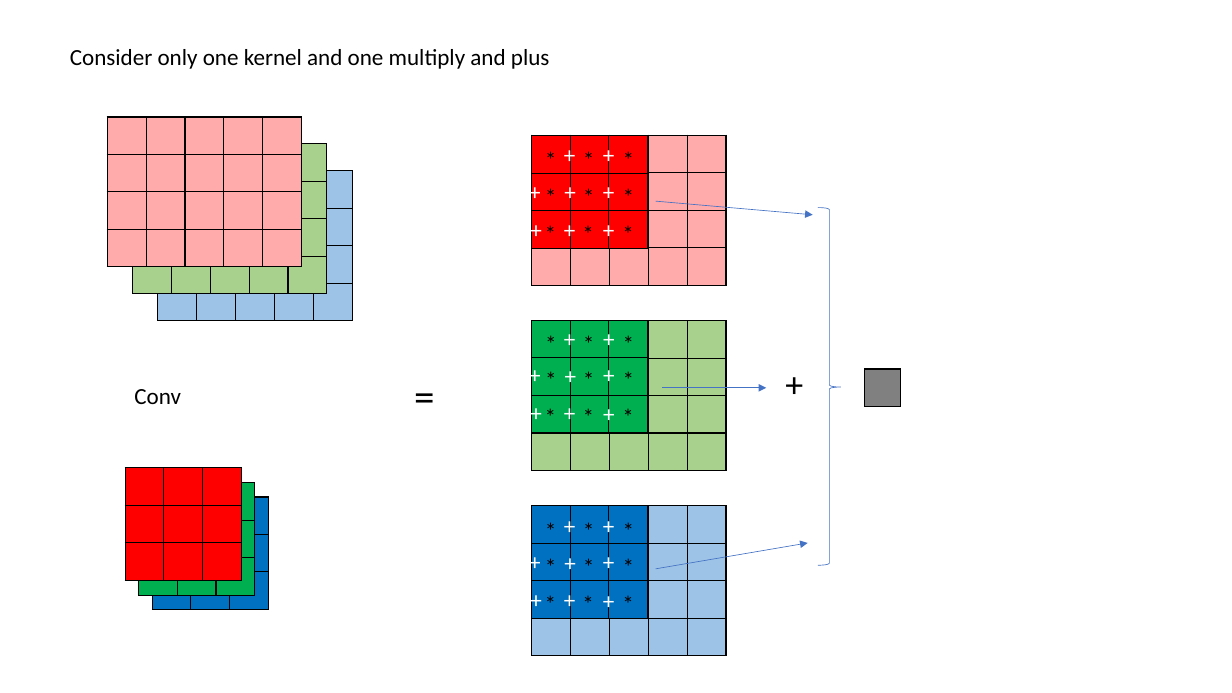
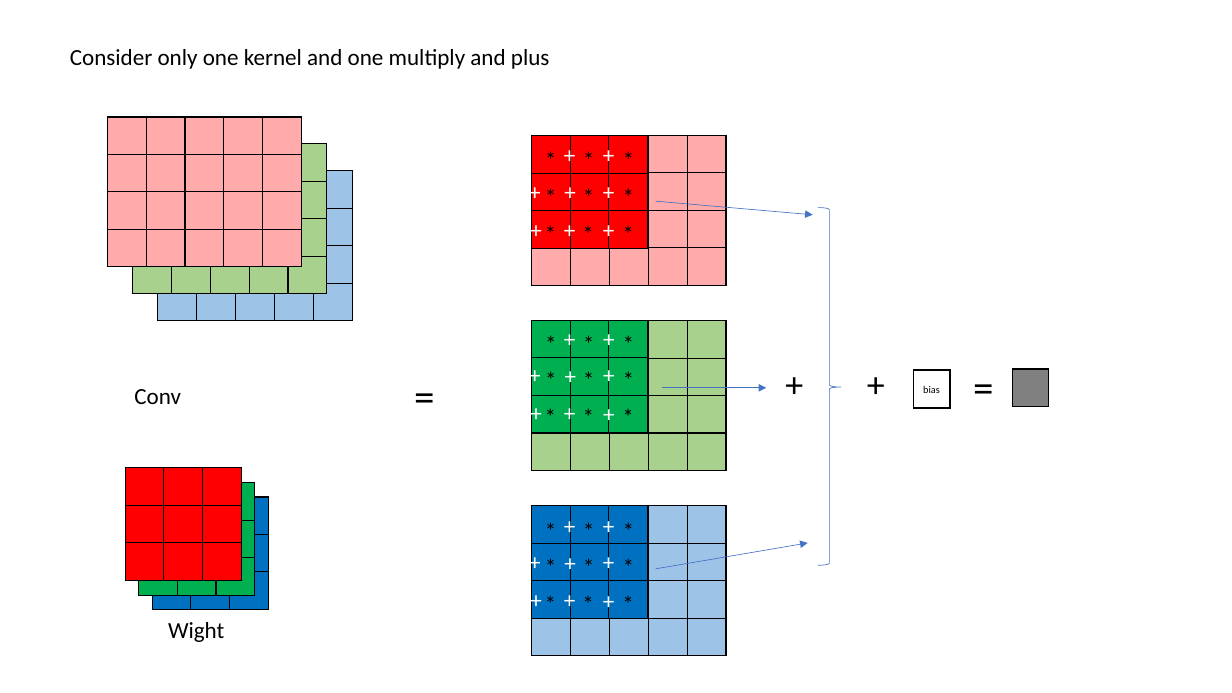
Before and after one commit to Ryanshuai/NumPy_CNN, a slide deck: slide 1 of layers/Conv/CNN.pptx. Drawn at 1232x693 pixels with LibreOffice and Linux fonts; fonts in the diff are those of the drawing. Boxes give left, top, right and bottom in pixels: in the first picture for what was removed or moved away, otherwise in the second. Text is boxed around its words. In the diff, an @@ line names an element or a change of style, - is before the commit and + after.

Commit message:
update README.md add bias

```diff
--- a/layers/Conv/CNN.pptx
+++ b/layers/Conv/CNN.pptx
@@ text added at [858,357,899,409], 28 pt, text #000000 @@
++
@@ text added at [964,357,1009,416], 32 pt, text #000000 @@
+=
@@ rectangle added at [914,371,950,409], fill #FFFFFF, outline #000000 1.5 pt, 8 pt, text #000000 @@
+bias
@@ rectangle: place and size @@
-rectangle at [865,369,901,407]
+rectangle at [1013,369,1049,407]
@@ text added at [168,622,224,642], 18 pt, text #000000 @@
+Wight
```
Also in this commit, not shown: 5 other slides changed, 7 other files.
